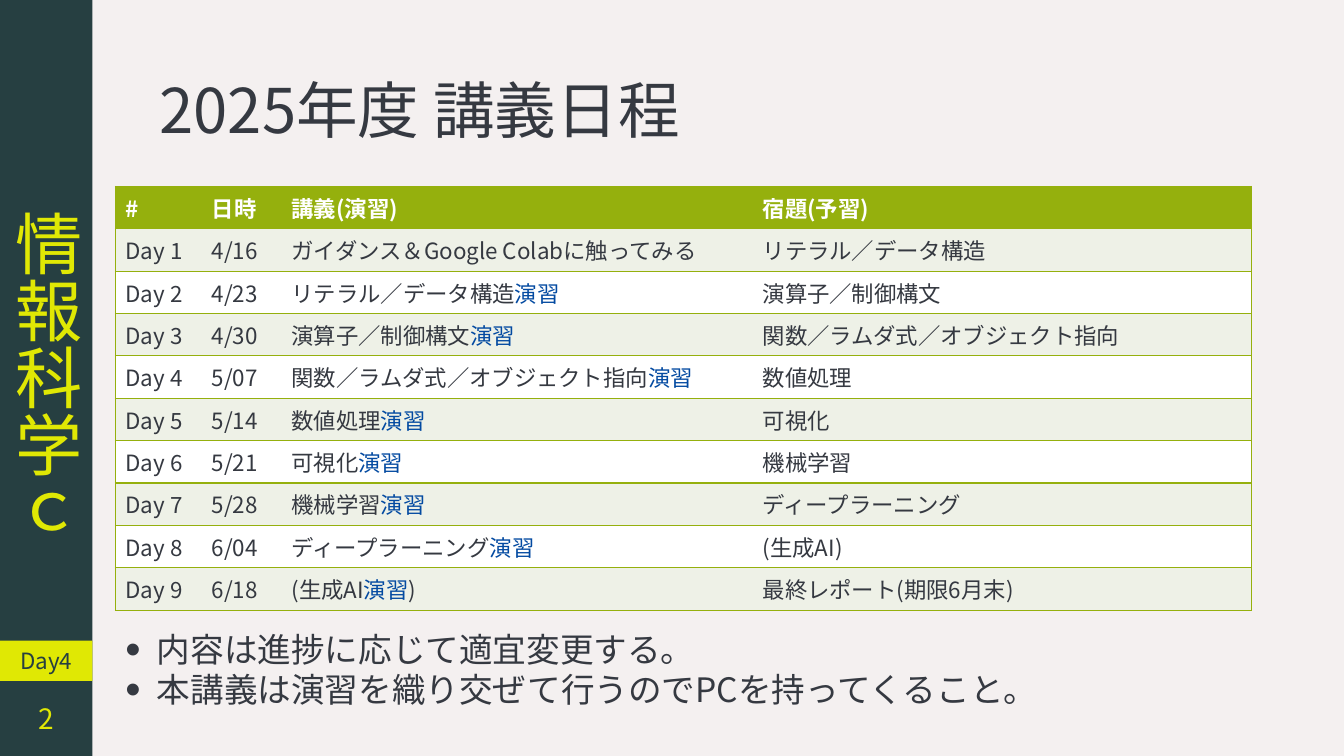
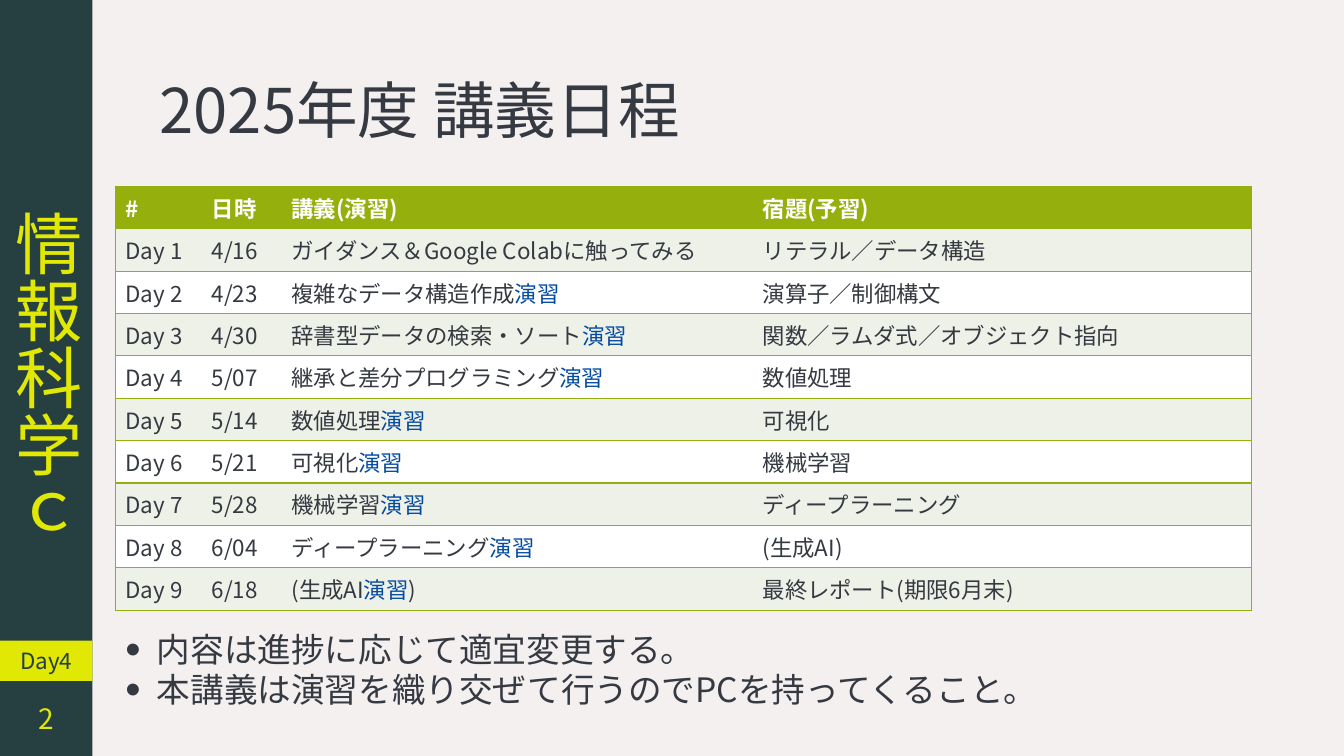
Before and after one commit to YokoyamaLab/PythonBasics, a slide deck: slide 2 of slides/computerScience_day4.pptx. Drawn at 1344x756 pixels with LibreOffice and Linux fonts; fonts in the diff are those of the drawing. Boxes give left, top, right and bottom in pixels: in the first picture for what was removed or moved away, otherwise in the second. Text is boxed around its words. In the diff, an @@ line names an element or a change of style, - is before the commit and + after.

```diff
--- a/slides/computerScience_day4.pptx
+++ b/slides/computerScience_day4.pptx
@@ table at <box>116,187,1251,607</box> @@
-row 3, column 3: リテラル／データ構造演習
+row 3, column 3: 複雑なデータ構造作成演習
-row 4, column 3: 演算子／制御構文演習
+row 4, column 3: 辞書型データの検索・ソート演習
-row 5, column 3: 関数／ラムダ式／オブジェクト指向演習
+row 5, column 3: 継承と差分プログラミング演習
```
Also in this commit, not shown: 4 other slides changed, 7 slides added, 2 other files.
